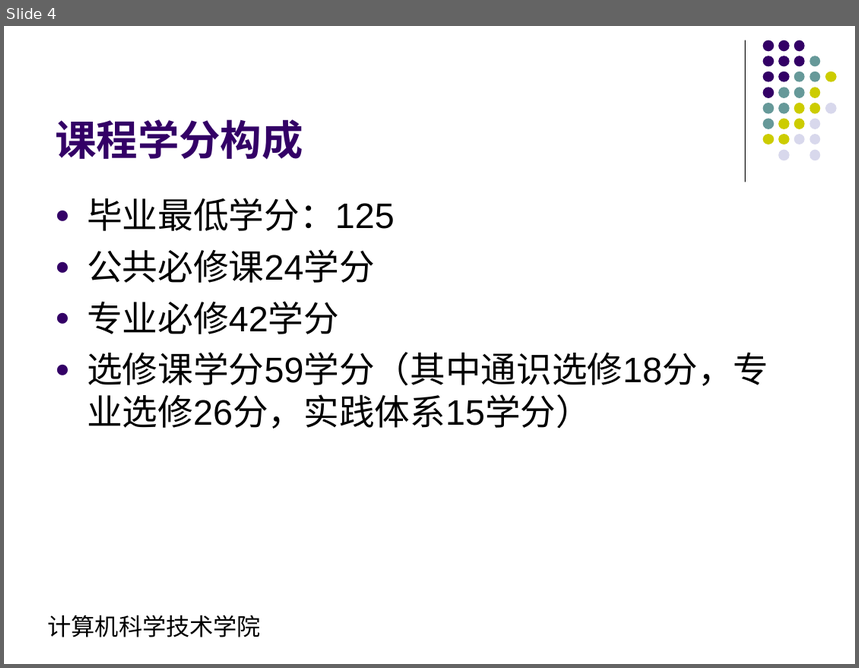
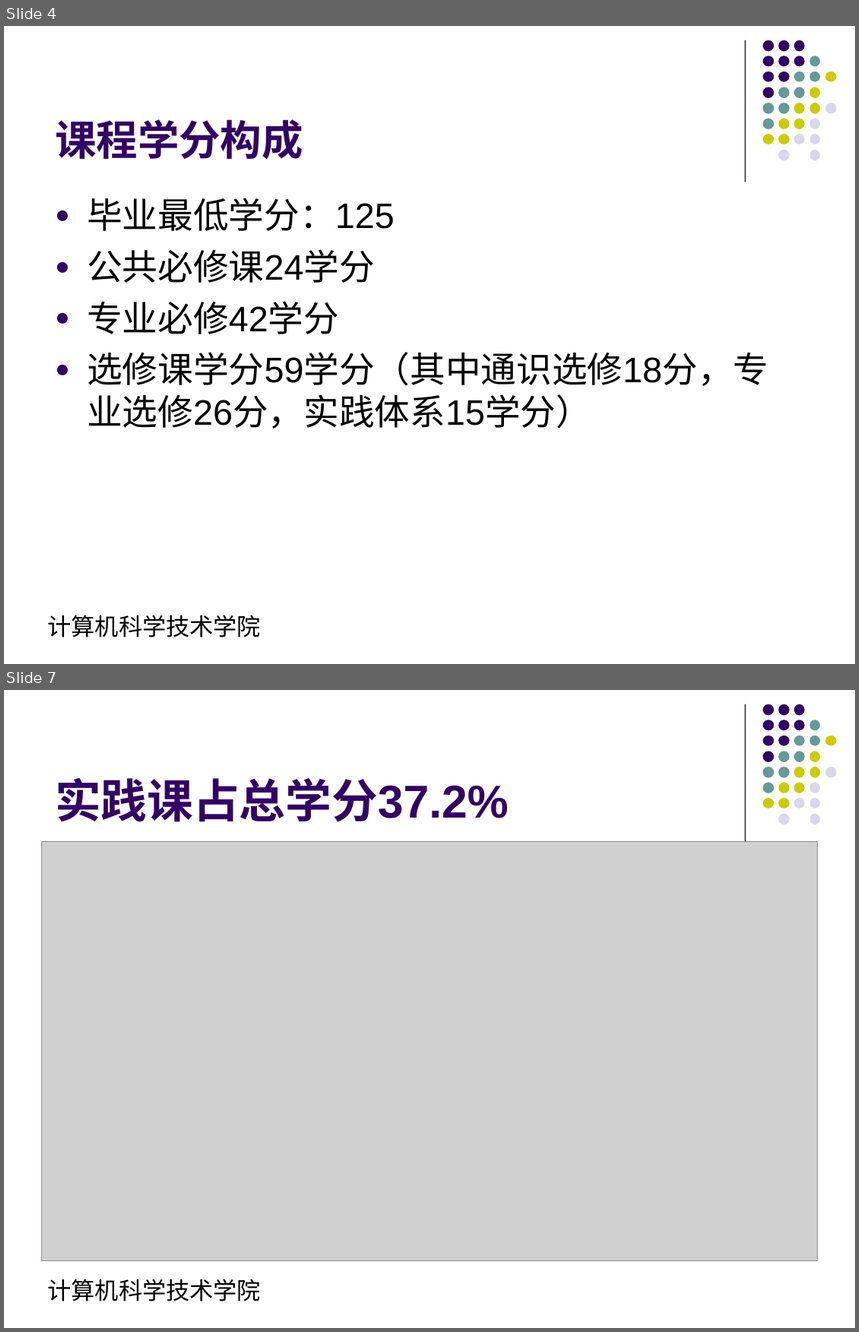
Before and after one commit to ciecclm/2016-, a slide deck: 网络编程培养方案汇报.ppt. Shown one above the other, each under a label of ours: slide 4 before the commit, slides 4 and 7 after it; the slides between them are not shown. The pictures are 859x668 and 859x1332 pixels, drawn with LibreOffice and Linux fonts; fonts in the diff are those of the drawing; grey boxes stand for pictures. Boxes give left, top, right and bottom in pixels: in the first picture for what was removed or moved away, otherwise in the second. Text is boxed around its words. In the diff, an @@ line names an element or a change of style, - is before the commit and + after.

```diff
--- a/网络编程培养方案汇报.ppt
+++ b/网络编程培养方案汇报.ppt
@@ slide 7 added at [4,690,855,1328], background #FFFFFF; not listed: 33 template elements that a slide beside it also shows @@
@@ title added at [55,778,509,822], 39 pt, text #330066, bold @@
+实践课占总学分37.2%
@@ picture added at [41,841,817,1262] @@
```
Also in this commit, not shown: 5 slides changed, 2 other slides added, 1 slide removed, 1 other file.
